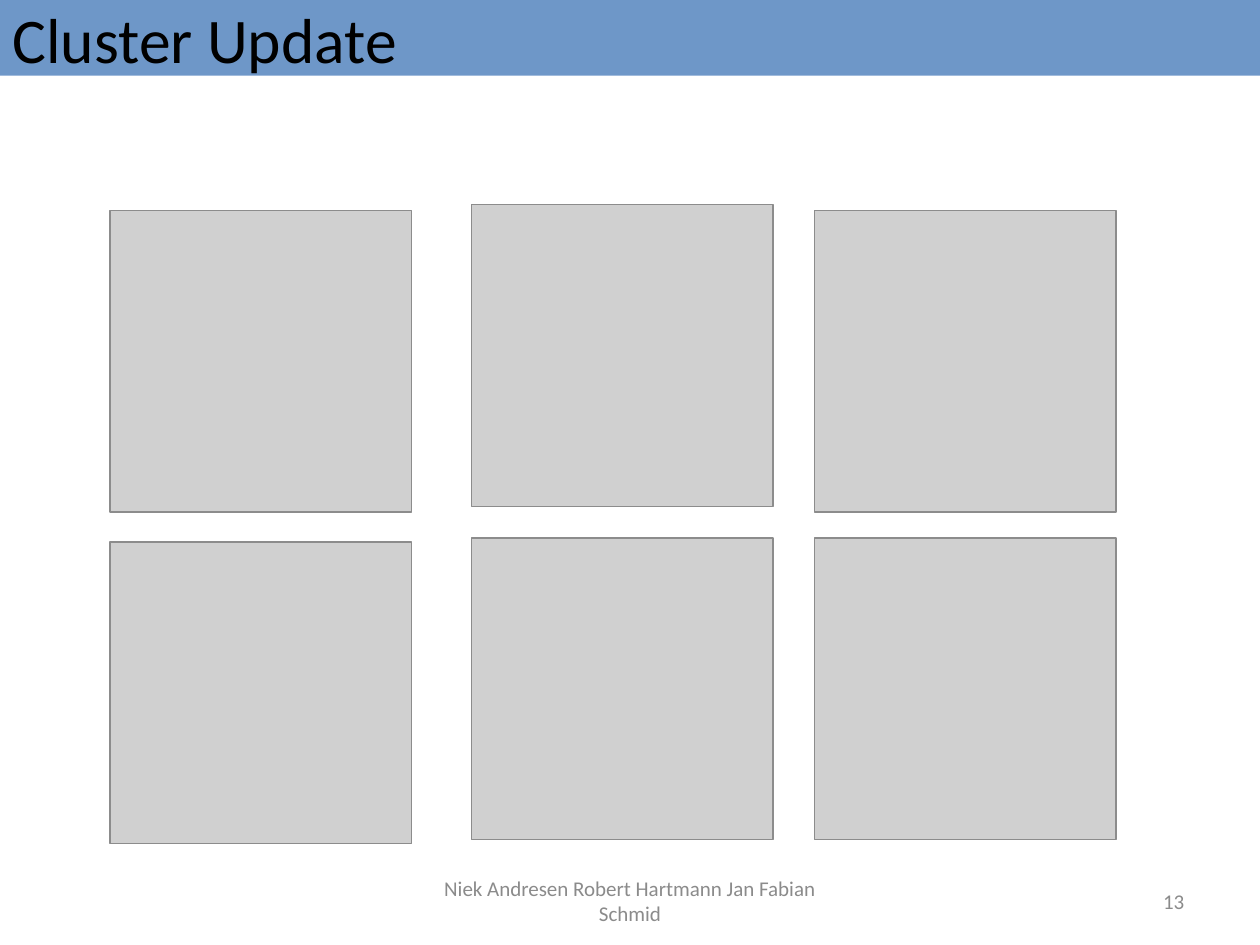
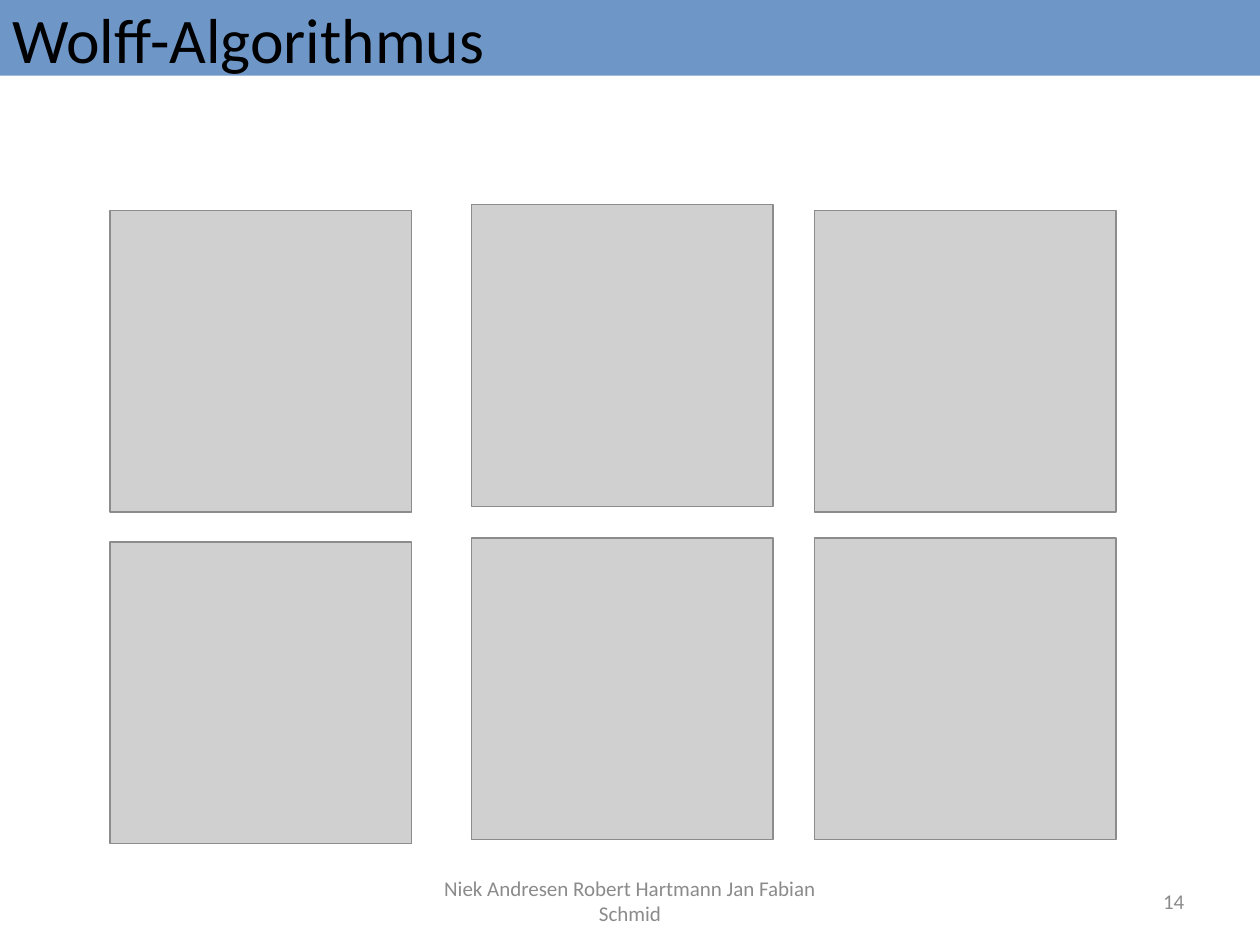
Before and after one commit to Fabse92/ising, a slide deck: slide 14 of Ausarbeitung/IsingModell.pptx (slide 13 before the commit). Drawn at 1260x945 pixels with LibreOffice and Linux fonts; fonts in the diff are those of the drawing; grey boxes stand for pictures. Boxes give left, top, right and bottom in pixels: in the first picture for what was removed or moved away, otherwise in the second. Text is boxed around its words. In the diff, an @@ line names an element or a change of style, - is before the commit and + after.

Commit message:
Cluster Update Präsi fertig

```diff
--- a/Ausarbeitung/IsingModell.pptx
+++ b/Ausarbeitung/IsingModell.pptx
@@ text in rectangle at (x1=13, y1=19, x2=484, y2=79): text changed @@
-Cluster Update
+Wolff-Algorithmus
@@ page number at (x1=1163, y1=895, x2=1184, y2=909): text changed @@
-13
+14
```
Also in this commit, not shown: 3 other slides changed, 4 slides added.
